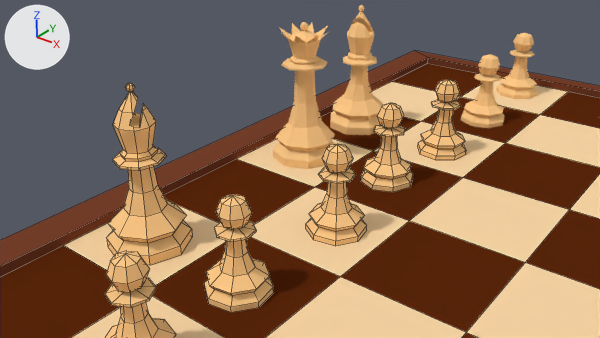
The Blender file chess/chess-scene.blend: old version first, new version second.
Both versions are drawn from the file's camera 'Camera'. The axes (+X, +Y, +Z) are drawn at upper left. The lights are the same throughout. Mesh edges are drawn as thin lines on the coarser meshes.

The first picture shows 'Chessboard', 'Primary White Bishop', 'Queen', 'White Bishop 2', 'White Pawn 2', 'White Pawn 3', 'White Pawn 4', 'White Pawn 5', 'White Pawn 6', 'White Pawn 7', 'White Pawn 8'.
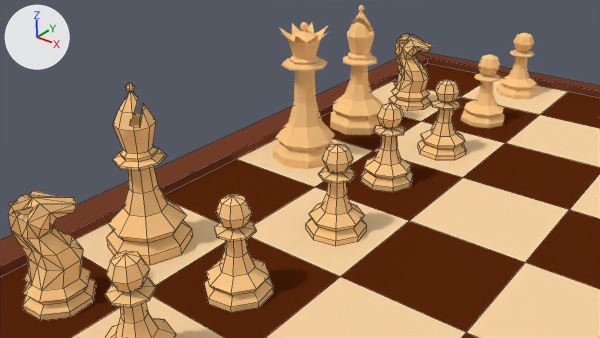
What differs and where, as boxes [x1, y1, x2, y2] in the pictures (600 x 338 px):
'Primary White Knight', added
    after: [8, 191, 96, 320]
'White Knight 2', added
    after: [389, 34, 432, 111]

What changed in the scene script:
```text
Add me_knight:
    me_knight.from_pydata(...)  # 121 vertices, 188 faces; spans x -1.5..1.5, y -1.5..1.5, z 0.0..5.14
    me_knight.materials.append(mat_white_chess_pieces)  # beige #ffcc8a
Add ob_primary_white_knight:
    ob_primary_white_knight = bpy.data.objects.new('Primary White Knight', me_knight)
    ob_primary_white_knight.parent = ob_white_knights
    ob_primary_white_knight.matrix_parent_inverse = Matrix(((1.0, 0.0, 0.0, 18.05), (0.0, 1.0, 0.0, -0.135), (0.0, 0.0, 1.0, -0.000338), (0.0, 0.0, 0.0, 1.0)))
    ob_primary_white_knight.location = (-20.49, -14.44, 0.0)
    ob_primary_white_knight.rotation_euler = (0.0, 0.0, 10.67)  # degrees (0, 0, 251)
Add ob_white_knights:
    ob_white_knights = bpy.data.objects.new('White Knights', None)
    ob_white_knights.parent = ob_white_pieces
    ob_white_knights.matrix_parent_inverse = Matrix(((1.0, 0.0, 0.0, 6.0), (0.0, 1.0, 0.0, 0.0), (0.0, 0.0, 1.0, 0.0), (0.0, 0.0, 0.0, 1.0)))
    ob_white_knights.location = (-18.05, 0.135, 0.000338)
Add ob_white_knight_2:
    ob_white_knight_2 = bpy.data.objects.new('White Knight 2', me_knight)
    ob_white_knight_2.parent = ob_white_knights
    ob_white_knight_2.matrix_parent_inverse = Matrix(((1.0, 0.0, 0.0, 18.05), (0.0, 1.0, 0.0, -0.135), (0.0, 0.0, 1.0, -0.000338), (0.0, 0.0, 0.0, 1.0)))
    ob_white_knight_2.location = (-20.38, 14.57, 0.0)
    ob_white_knight_2.rotation_euler = (0.0, 0.0, 3.585)  # degrees (0, 0, 205)
```
